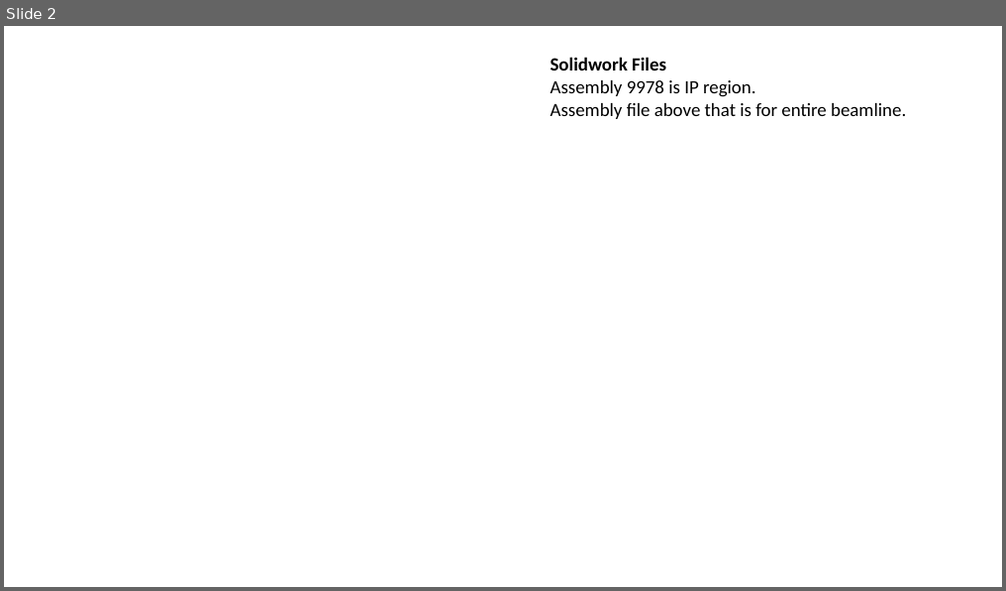
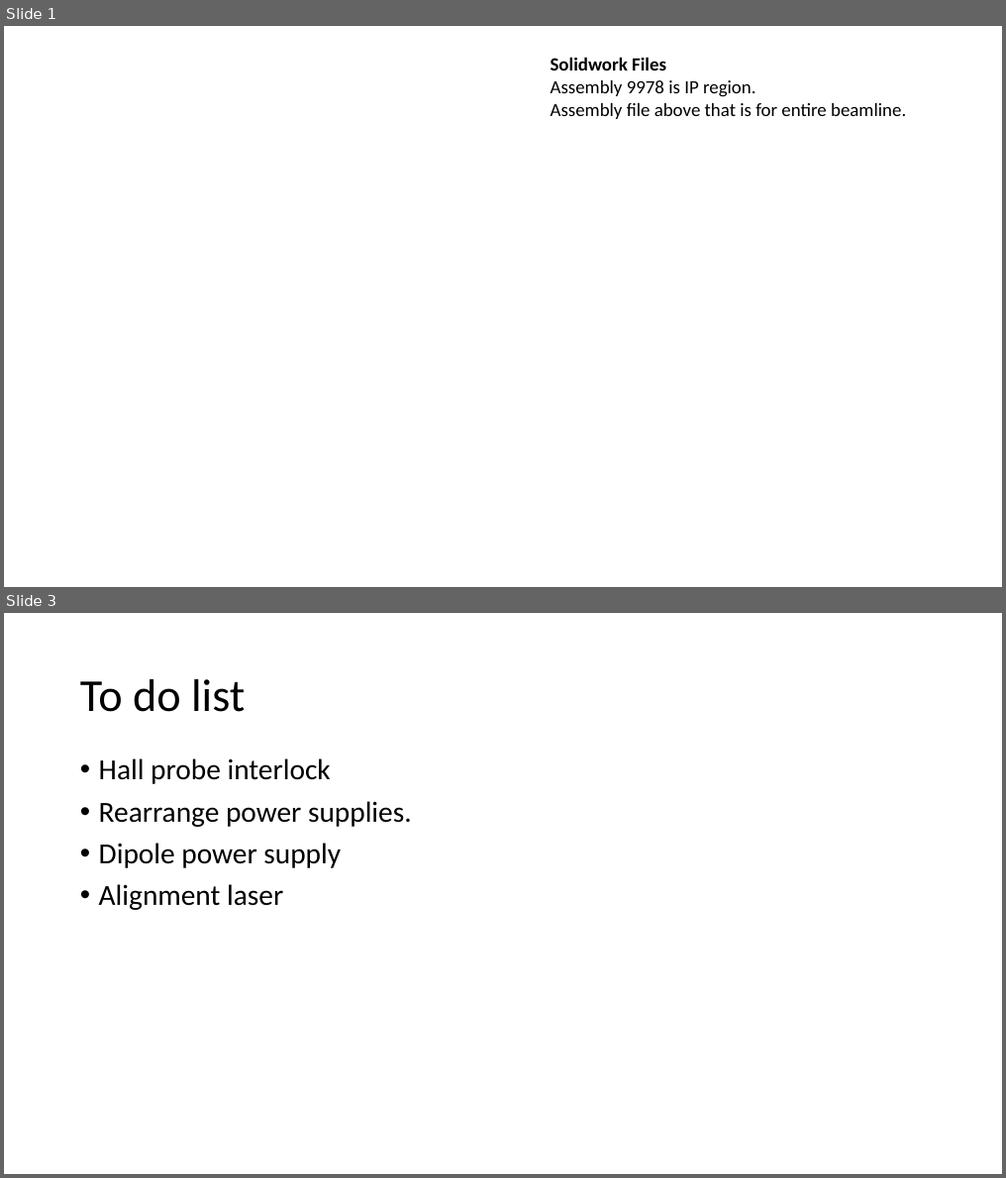
Before and after one commit to afisher000/Radiabeam, a slide deck: grit_runs.pptx. Shown one above the other, each under a label of ours: slide 2 before the commit, slides 1 and 3 after it; the slides between them are not shown. The pictures are 1006x591 and 1006x1178 pixels, drawn with LibreOffice and Linux fonts; fonts in the diff are those of the drawing; background and template pictures are left out. Boxes give left, top, right and bottom in pixels: in the first picture for what was removed or moved away, otherwise in the second. Text is boxed around its words. In the diff, an @@ line names an element or a change of style, - is before the commit and + after.

```diff
--- a/grit_runs.pptx
+++ b/grit_runs.pptx
@@ slide 3 added at [4,613,1002,1174], background #FFFFFF @@
@@ title added at [80,679,245,712], 44 pt, text #000000 @@
+To do list
@@ text added at [99,759,412,910], 28 pt, text #000000 @@
+• Hall probe interlock
+• Rearrange power supplies.
+• Dipole power supply
+• Alignment laser
@@ what was slide 2 is now slide 1 @@
```
Also in this commit, not shown: 3 slides changed, 2 other slides added, 3 slides removed, 32 other files.
